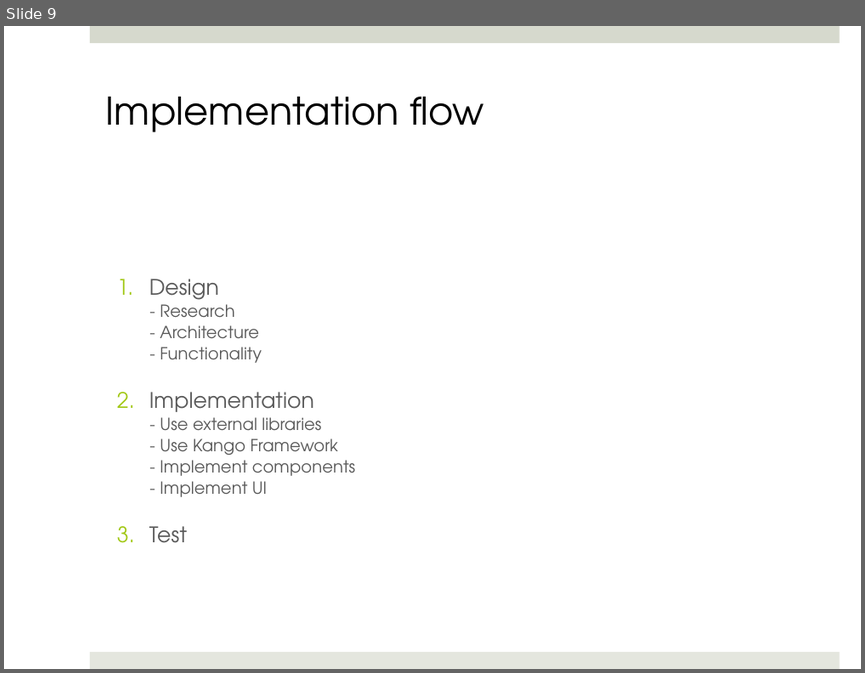
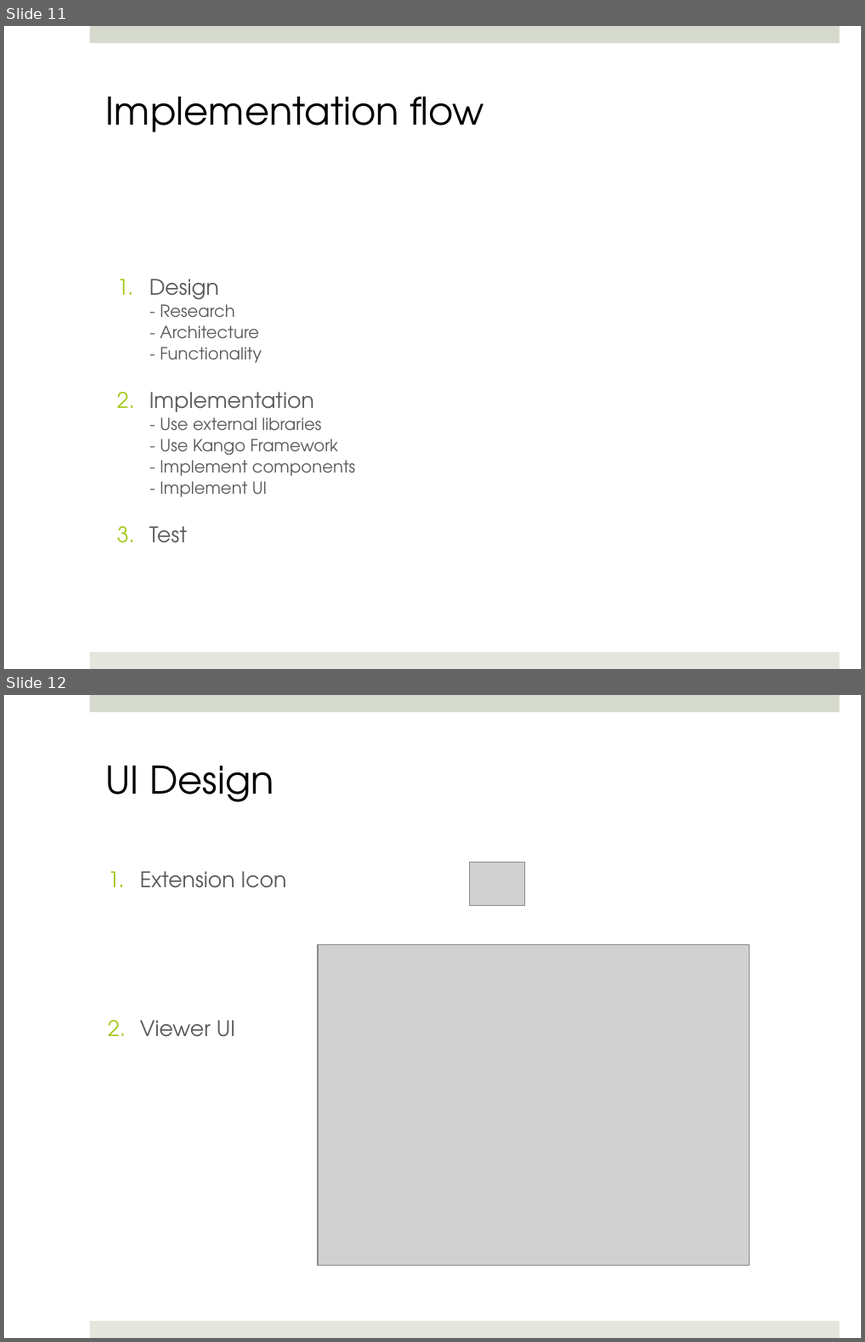
Before and after one commit to mdeaconu/wedi, a slide deck: presentation/wedi_wade.pptx. Shown one above the other, each under a label of ours: slide 9 before the commit, slides 11 and 12 after it. The pictures are 865x673 and 865x1342 pixels, drawn with LibreOffice and Linux fonts; fonts in the diff are those of the drawing; grey boxes stand for pictures. Boxes give left, top, right and bottom in pixels: in the first picture for what was removed or moved away, otherwise in the second. Text is boxed around its words. In the diff, an @@ line names an element or a change of style, - is before the commit and + after.

```diff
--- a/presentation/wedi_wade.pptx
+++ b/presentation/wedi_wade.pptx
@@ slide 12 added at [4,695,861,1338], background #FFFFFF; not listed: 2 template elements that a slide beside it also shows @@
@@ text added at [106,766,273,802], 32 pt, text #000000 @@
+UI Design
@@ text added at [140,871,287,1037], 18 pt, text #595959 @@
+1. Extension Icon
+2. Viewer UI
@@ picture added at [470,862,526,906] @@
@@ picture added at [318,944,749,1265] @@
@@ what was slide 9 is now slide 11 @@
```
Also in this commit, not shown: 3 slides changed, 4 other slides added, 2 other files.
